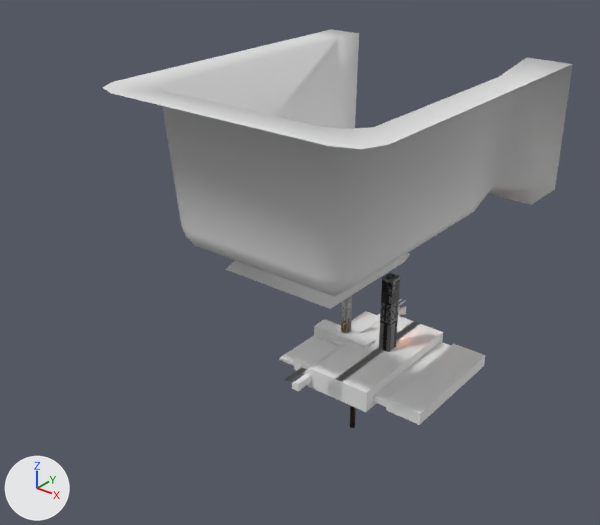
The FBX model src/Assets/Scenes/Story/BoscoFightScene/Scene2.fbx, before and after one commit.
The view is the same before and after, from a 50 mm camera at (143.0, -195.0, 215.0) aimed at (-19.0, 8.0, 89.0). Arrows for +X, +Y and +Z are at lower left; the lights stay in place. Vertices at the same position are counted once.
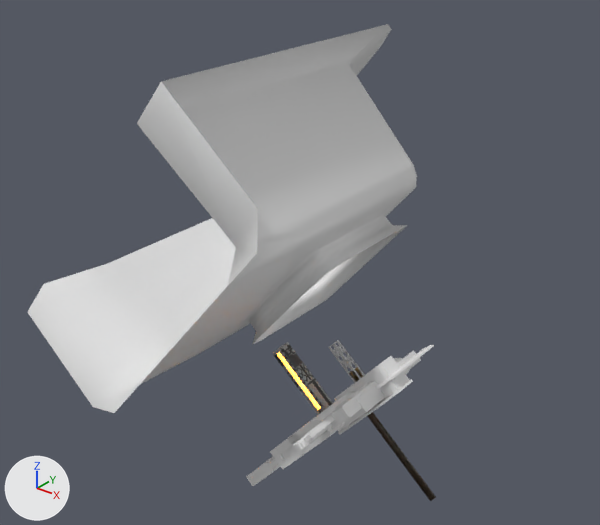
Where the newer file only moved an object's origin or applied its transform, the numbers keep the older frame.

The change, as a list of edits to the scene's bpy script:
```text
Change me_cube_026:
    remove me_cube_026.from_pydata(...)  # 70 vertices, 53 faces; spans x -13.5..13.5, y -3.9..11.2, z -5.4..5.4
    add me_cube_026.from_pydata(...)  # 70 vertices, 53 faces; spans x 4.5..33.2, y -21.8..-6.7, z -23.5..7.7
    me_cube_026 part 1: 70 vertices removed from x -13.5..13.5, y -3.9..11.2, z -5.4..5.4
    me_cube_026 part 2: 70 vertices added at x 4.5..33.2, y -21.8..-6.7, z -23.5..7.7
Change ob_pillar_001:
    ob_pillar_001.location: (0.0, 9.2, 62.1) -> (17.8, -1.4, 55.5)
    ob_pillar_001.rotation_euler: (0.0, 0.0, 0.0) -> (0.0, 0.873, -3.142)  # degrees (0, 0, 0) -> degrees (0, 50, -180)
    ob_pillar_001.scale: (1.0, 1.0, 1.0) -> (1.32, 1.0, 1.0)
Change ob_arena_lowpoly:
    ob_arena_lowpoly.location: (0.0, 9.2, 62.1) -> (17.8, -1.4, 55.5)
    ob_arena_lowpoly.rotation_euler: (0.0, 0.0, 0.0) -> (0.0, 0.873, -3.142)  # degrees (0, 0, 0) -> degrees (0, 50, -180)
    ob_arena_lowpoly.scale: (1.0, 1.0, 1.0) -> (1.32, 1.0, 1.0)
Change ob_cube_009:
    ob_cube_009.location: (0.0, 9.2, 62.1) -> (17.8, -1.4, 55.5)
    ob_cube_009.rotation_euler: (0.0, 0.0, 0.0) -> (0.0, 0.873, -3.142)  # degrees (0, 0, 0) -> degrees (0, 50, -180)
Change ob_cube_007:
    ob_cube_007.location: (0.0, 9.2, 62.1) -> (17.8, -1.4, 55.5)
    ob_cube_007.rotation_euler: (0.0, 0.0, 0.0) -> (0.0, 0.873, -3.142)  # degrees (0, 0, 0) -> degrees (0, 50, -180)
Change ob_rocks_lowpoly:
    ob_rocks_lowpoly.location: (0.0, 9.2, 62.1) -> (17.8, -1.4, 55.5)
    ob_rocks_lowpoly.rotation_euler: (0.0, 0.0, 0.0) -> (0.0, 0.873, -3.142)  # degrees (0, 0, 0) -> degrees (0, 50, -180)
    ob_rocks_lowpoly.scale: (1.0, 1.0, 1.0) -> (1.32, 1.0, 1.0)
Change ob_cylinder_001:
    ob_cylinder_001.location: (0.0, 9.2, 62.1) -> (17.8, -1.4, 55.5)
    ob_cylinder_001.rotation_euler: (0.0, 0.0, 0.0) -> (0.0, 0.873, -3.142)  # degrees (0, 0, 0) -> degrees (0, 50, -180)
    ob_cylinder_001.scale: (1.0, 1.0, 1.0) -> (1.32, 1.0, 1.0)
Change ob_cube_017:
    ob_cube_017.location: (0.0, 9.2, 62.1) -> (17.8, -1.4, 55.5)
    ob_cube_017.rotation_euler: (0.0, 0.0, 0.0) -> (0.0, 0.873, -3.142)  # degrees (0, 0, 0) -> degrees (0, 50, -180)
    ob_cube_017.scale: (1.0, 1.0, 1.0) -> (1.32, 1.0, 1.0)
Change ob_cube_015:
    ob_cube_015.location: (0.0, 9.2, 62.1) -> (17.8, -1.4, 55.5)
    ob_cube_015.rotation_euler: (0.0, 0.0, 0.0) -> (0.0, 0.873, -3.142)  # degrees (0, 0, 0) -> degrees (0, 50, -180)
    ob_cube_015.scale: (1.0, 1.0, 1.0) -> (1.32, 1.0, 1.0)
Change ob_pillar_003:
    ob_pillar_003.location: (0.0, 9.2, 62.1) -> (17.8, -1.4, 55.5)
    ob_pillar_003.rotation_euler: (0.0, 0.0, 0.0) -> (0.0, 0.873, -3.142)  # degrees (0, 0, 0) -> degrees (0, 50, -180)
    ob_pillar_003.scale: (1.0, 1.0, 1.0) -> (1.32, 1.0, 1.0)
Change ob_cube_019:
    ob_cube_019.location: (0.0, 9.2, 62.1) -> (17.8, -1.4, 55.5)
    ob_cube_019.rotation_euler: (0.0, 0.0, 0.0) -> (0.0, 0.873, -3.142)  # degrees (0, 0, 0) -> degrees (0, 50, -180)
    ob_cube_019.scale: (1.0, 1.0, 1.0) -> (1.32, 1.0, 1.0)
Change ob_cube_011:
    ob_cube_011.location: (0.0, 9.2, 62.1) -> (17.8, -1.4, 55.5)
    ob_cube_011.rotation_euler: (0.0, 0.0, 0.0) -> (0.0, 0.873, -3.142)  # degrees (0, 0, 0) -> degrees (0, 50, -180)
    ob_cube_011.scale: (1.0, 1.0, 1.0) -> (1.32, 1.0, 1.0)
Change ob_cube_013:
    ob_cube_013.location: (0.0, 9.2, 62.1) -> (17.8, -1.4, 55.5)
    ob_cube_013.rotation_euler: (0.0, 0.0, 0.0) -> (0.0, 0.873, -3.142)  # degrees (0, 0, 0) -> degrees (0, 50, -180)
    ob_cube_013.scale: (1.0, 1.0, 1.0) -> (1.32, 1.0, 1.0)
Change ob_cube_004:
    ob_cube_004.location: (0.0, 9.2, 62.1) -> (17.8, -1.4, 55.5)
    ob_cube_004.rotation_euler: (0.0, 0.0, 0.0) -> (0.0, 0.873, -3.142)  # degrees (0, 0, 0) -> degrees (0, 50, -180)
Change ob_cube_012:
    ob_cube_012.location: (0.0, 9.2, 62.1) -> (17.8, -1.4, 55.5)
    ob_cube_012.rotation_euler: (0.0, 0.0, 0.0) -> (0.0, 0.873, -3.142)  # degrees (0, 0, 0) -> degrees (0, 50, -180)
Change ob_cube_021:
    ob_cube_021.location: (0.0, 9.2, 62.1) -> (17.8, -1.4, 55.5)
    ob_cube_021.rotation_euler: (0.0, 0.0, 0.0) -> (0.0, 0.873, -3.142)  # degrees (0, 0, 0) -> degrees (0, 50, -180)
    ob_cube_021.scale: (1.0, 1.0, 1.0) -> (1.32, 1.0, 1.0)
```

Pixel boxes (x1, y1, x2, y2) of what changed, in the pictures (600 x 525 px):
'Rocks.LowPoly', moved, turned, rescaled: before (102, 29, 573, 309); after (28, 24, 417, 413)
'Cube.013', moved, turned, rescaled: before (294, 311, 485, 425); after (246, 350, 421, 486)
'Cube.015', moved, turned, rescaled: before (328, 321, 443, 412); after (270, 401, 336, 469)
'Cube.011', moved, turned, rescaled: before (305, 316, 418, 401); after (287, 358, 409, 456)
'Cube.018', reshaped: before (314, 320, 374, 349); after (334, 356, 413, 434)
'Pillar.001', moved, turned, rescaled (not visible before): after (273, 342, 333, 415)
'Pillar.003', moved, turned, rescaled (not visible afterwards): before (379, 273, 400, 352)
'Cube.007', moved, turned: before (373, 342, 451, 407); after (269, 460, 278, 469)
'Cube.012', moved, turned: before (326, 318, 374, 346); after (335, 382, 385, 432)
'Cylinder.001', moved, turned, rescaled (not visible before): after (365, 409, 436, 501)
'Arena.Lowpoly', moved, turned, rescaled: before (279, 336, 321, 366); after (375, 345, 434, 390)
'Cube.019', moved, turned, rescaled: before (341, 295, 352, 334); after (328, 340, 364, 383)
'Cube.021', moved, turned, rescaled: before (292, 307, 406, 391); after (296, 424, 332, 450)
'Cube.004', moved, turned: before (378, 299, 406, 316); after (293, 416, 335, 446)
'Cube.017', moved, turned, rescaled (not visible afterwards): before (284, 314, 406, 382)
part 1 of me_cube_026, deleted: before (314, 320, 374, 349)
part 2 of me_cube_026, added: after (334, 356, 413, 434)
